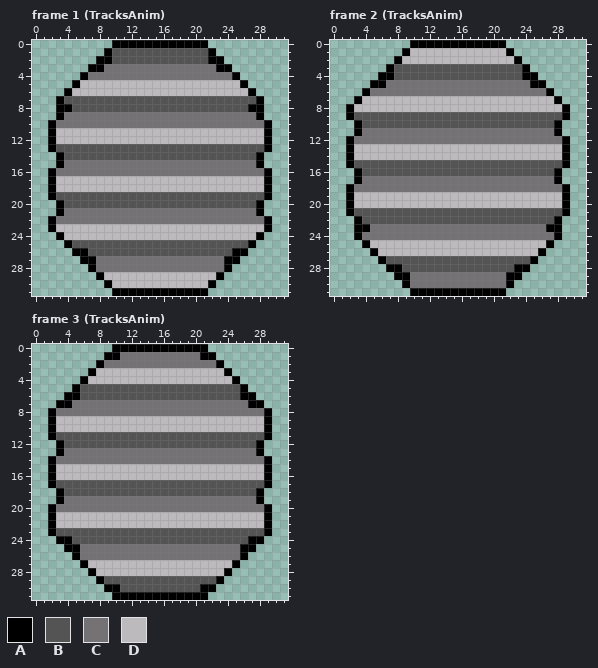
File history of a pixel-art file, Assets/Player/PlayerTracks.aseprite. Above is the file before it was changed.
32x32 pixels, 3 frames. Colours within 5 levels of each other are drawn and written as one. Shown: frame 1 (TracksAnim), frame 2 (TracksAnim), frame 3 (TracksAnim).
Palette (. is transparent): A #000000  B #545454  C #747274  D #bcbabc
Pixels before, frame 1 (TracksAnim), first column x 2:
 0 ........AAAAAAAAAAAA........
 1 .......ABBBBBBBBBBBBA.......
 2 ......AABBBBBBBBBBBBAA......
 3 .....AACCCCCCCCCCCCCCAA.....
 4 ....ACCCCCCCCCCCCCCCCCCA....
 5 ...ADDDDDDDDDDDDDDDDDDDDA...
 6 ..ADDDDDDDDDDDDDDDDDDDDDDA..
 7 .ABBBBBBBBBBBBBBBBBBBBBBBBA.
 8 .AABBBBBBBBBBBBBBBBBBBBBBAA.
 9 .ACCCCCCCCCCCCCCCCCCCCCCCCA.
10 ACCCCCCCCCCCCCCCCCCCCCCCCCCA
11 ADDDDDDDDDDDDDDDDDDDDDDDDDDA
12 ADDDDDDDDDDDDDDDDDDDDDDDDDDA
13 ABBBBBBBBBBBBBBBBBBBBBBBBBBA
14 .ABBBBBBBBBBBBBBBBBBBBBBBBA.
15 .ACCCCCCCCCCCCCCCCCCCCCCCCA.
16 ACCCCCCCCCCCCCCCCCCCCCCCCCCA
17 ADDDDDDDDDDDDDDDDDDDDDDDDDDA
18 ADDDDDDDDDDDDDDDDDDDDDDDDDDA
19 ABBBBBBBBBBBBBBBBBBBBBBBBBBA
20 .ABBBBBBBBBBBBBBBBBBBBBBBBA.
21 .ACCCCCCCCCCCCCCCCCCCCCCCCA.
22 ACCCCCCCCCCCCCCCCCCCCCCCCCCA
23 ADDDDDDDDDDDDDDDDDDDDDDDDDDA
24 .ADDDDDDDDDDDDDDDDDDDDDDDDA.
25 ..ABBBBBBBBBBBBBBBBBBBBBBA..
26 ...AABBBBBBBBBBBBBBBBBBAA...
27 ....AACCCCCCCCCCCCCCCCAA....
28 .....ACCCCCCCCCCCCCCCCA.....
29 ......ADDDDDDDDDDDDDDA......
30 .......ADDDDDDDDDDDDA.......
31 ........AAAAAAAAAAAA........
Pixels before, frame 2 (TracksAnim), first column x 2:
 0 ........AAAAAAAAAAAA........
 1 .......ADDDDDDDDDDDDA.......
 2 ......ADDDDDDDDDDDDDDA......
 3 .....ABBBBBBBBBBBBBBBBA.....
 4 ....AABBBBBBBBBBBBBBBBAA....
 5 ...AACCCCCCCCCCCCCCCCCCAA...
 6 ..ACCCCCCCCCCCCCCCCCCCCCCA..
 7 .ADDDDDDDDDDDDDDDDDDDDDDDDA.
 8 ADDDDDDDDDDDDDDDDDDDDDDDDDDA
 9 ABBBBBBBBBBBBBBBBBBBBBBBBBBA
10 .ABBBBBBBBBBBBBBBBBBBBBBBBA.
11 .ACCCCCCCCCCCCCCCCCCCCCCCCA.
12 ACCCCCCCCCCCCCCCCCCCCCCCCCCA
13 ADDDDDDDDDDDDDDDDDDDDDDDDDDA
14 ADDDDDDDDDDDDDDDDDDDDDDDDDDA
15 ABBBBBBBBBBBBBBBBBBBBBBBBBBA
16 .ABBBBBBBBBBBBBBBBBBBBBBBBA.
17 .ACCCCCCCCCCCCCCCCCCCCCCCCA.
18 ACCCCCCCCCCCCCCCCCCCCCCCCCCA
19 ADDDDDDDDDDDDDDDDDDDDDDDDDDA
20 ADDDDDDDDDDDDDDDDDDDDDDDDDDA
21 ABBBBBBBBBBBBBBBBBBBBBBBBBBA
22 .ABBBBBBBBBBBBBBBBBBBBBBBBA.
23 .AACCCCCCCCCCCCCCCCCCCCCCAA.
24 .ACCCCCCCCCCCCCCCCCCCCCCCCA.
25 ..ADDDDDDDDDDDDDDDDDDDDDDA..
26 ...ADDDDDDDDDDDDDDDDDDDDA...
27 ....ABBBBBBBBBBBBBBBBBBA....
28 .....AABBBBBBBBBBBBBBAA.....
29 ......AACCCCCCCCCCCCAA......
30 .......ACCCCCCCCCCCCA.......
31 ........AAAAAAAAAAAA........
Pixels before, frame 3 (TracksAnim), first column x 2:
 0 ........AAAAAAAAAAAA........
 1 .......AACCCCCCCCCCAA.......
 2 ......ACCCCCCCCCCCCCCA......
 3 .....ADDDDDDDDDDDDDDDDA.....
 4 ....ADDDDDDDDDDDDDDDDDDA....
 5 ...ABBBBBBBBBBBBBBBBBBBBA...
 6 ..AABBBBBBBBBBBBBBBBBBBBAA..
 7 .AACCCCCCCCCCCCCCCCCCCCCCAA.
 8 ACCCCCCCCCCCCCCCCCCCCCCCCCCA
 9 ADDDDDDDDDDDDDDDDDDDDDDDDDDA
10 ADDDDDDDDDDDDDDDDDDDDDDDDDDA
11 ABBBBBBBBBBBBBBBBBBBBBBBBBBA
12 .ABBBBBBBBBBBBBBBBBBBBBBBBA.
13 .ACCCCCCCCCCCCCCCCCCCCCCCCA.
14 ACCCCCCCCCCCCCCCCCCCCCCCCCCA
15 ADDDDDDDDDDDDDDDDDDDDDDDDDDA
16 ADDDDDDDDDDDDDDDDDDDDDDDDDDA
17 ABBBBBBBBBBBBBBBBBBBBBBBBBBA
18 .ABBBBBBBBBBBBBBBBBBBBBBBBA.
19 .ACCCCCCCCCCCCCCCCCCCCCCCCA.
20 ACCCCCCCCCCCCCCCCCCCCCCCCCCA
21 ADDDDDDDDDDDDDDDDDDDDDDDDDDA
22 ADDDDDDDDDDDDDDDDDDDDDDDDDDA
23 ABBBBBBBBBBBBBBBBBBBBBBBBBBA
24 .AABBBBBBBBBBBBBBBBBBBBBBAA.
25 ..AACCCCCCCCCCCCCCCCCCCCAA..
26 ...ACCCCCCCCCCCCCCCCCCCCA...
27 ....ADDDDDDDDDDDDDDDDDDA....
28 .....ADDDDDDDDDDDDDDDDA.....
29 ......ABBBBBBBBBBBBBBA......
30 .......AABBBBBBBBBBAA.......
31 ........AAAAAAAAAAAA........
The same view after the edit:
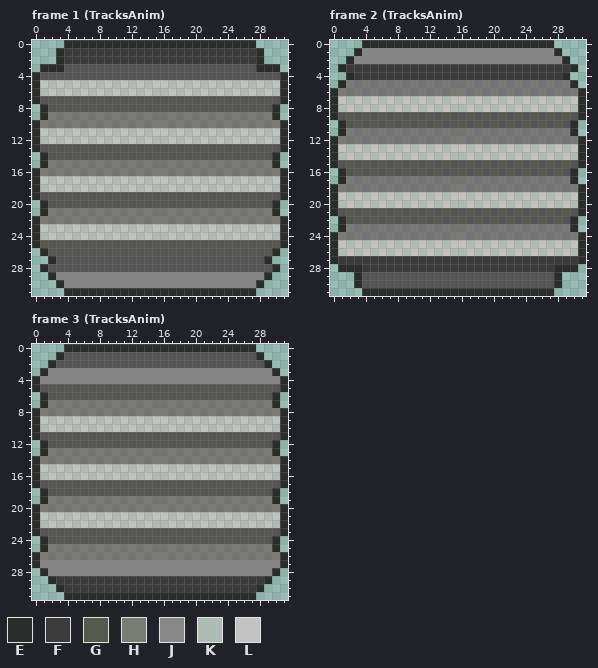
Colours new in this view: E #2b2d2a  F #3b3b3b  G #565a4c  H #797c73  J #878787  K #aebcb4  L #c2c2c2
The author wrote: No Ticket: Player and Globbel visual polish
Edits made:
layer "Shadow" added
Changed rows in their new state; - is an unchanged pixel.
Frame 1 (TracksAnim), layers "Shadow", "Track":
first column x 0:
 0 ----EEEEEEEEEEEEEEEEEEEEEEEE----
 1 ---EFFFFFFFFFFFFFFFFFFFFFFFFE---
 2 ---EFFFFFFFFFFFFFFFFFFFFFFFFE---
 3 -EEEBBBBBBBBBBBBBBBBBBBBBBBBEEE-
 4 EBBBBBBBBBBBBBBBBBBBBBBBBBBBBBBE
 5 ELKLKLKLKLKLKLKLLKLKLKLKLKLKLKLE
 6 EKLKLKLKLKLKLKLKKLKLKLKLKLKLKLKE
 7 EBGBG-G-G-G-G-G--G-G-G-G-G-GBGBE
 8 -EBGBG-G-G-G-G-GG-G-G-G-G-GBGBE-
 9 -EHCH-H-H-H-H-H--H-H-H-H-H-HCHE-
10 EHCH-H-H-H-H-H-HH-H-H-H-H-H-HCHE
11 ELKLKLKLKLKLKLKLLKLKLKLKLKLKLKLE
12 EKLKLKLKLKLKLKLKKLKLKLKLKLKLKLKE
13 EBG-G-G-G-G-G-G--G-G-G-G-G-G-GBE
14 -EBG-G-G-G-G-G-GG-G-G-G-G-G-GBE-
15 -EHCH-H-H-H-H-H--H-H-H-H-H-HCHE-
16 EHCH-H-H-H-H-H-HH-H-H-H-H-H-HCHE
17 ELKLKLKLKLKLKLKLLKLKLKLKLKLKLKLE
18 EKLKLKLKLKLKLKLKKLKLKLKLKLKLKLKE
19 EBG-G-G-G-G-G-G--G-G-G-G-G-G-GBE
20 -EBG-G-G-G-G-G-GG-G-G-G-G-G-GBE-
21 -EHCH-H-H-H-H-H--H-H-H-H-H-HCHE-
22 EHCH-H-H-H-H-H-HH-H-H-H-H-H-HCHE
23 ELKLKLKLKLKLKLKLLKLKLKLKLKLKLKLE
24 EKLKLKLKLKLKLKLKKLKLKLKLKLKLKLKE
25 EGBGBG-G-G-G-G-GG-G-G-G-G-GBGBGE
26 -EGBGBG-G-G-G-G--G-G-G-G-GBGBGE-
27 --EBBBBBBBBBBBBBBBBBBBBBBBBBBE--
28 -EBBBBBBBBBBBBBBBBBBBBBBBBBBBBE-
29 --EJJJJJJJJJJJJJJJJJJJJJJJJJJE--
30 ---EJJJJJJJJJJJJJJJJJJJJJJJJE---
31 ----EEEEEEEEEEEEEEEEEEEEEEEE----
Frame 2 (TracksAnim), layers "Shadow", "Track":
first column x 0:
 0 ----EEEEEEEEEEEEEEEEEEEEEEEE----
 1 ---EJJJJJJJJJJJJJJJJJJJJJJJJE---
 2 --EJJJJJJJJJJJJJJJJJJJJJJJJJJE--
 3 -EFFFFFFFFFFFFFFFFFFFFFFFFFFFFE-
 4 --EFFFFFFFFFFFFFFFFFFFFFFFFFFE--
 5 -EHCHCH-H-H-H-H--H-H-H-H-HCHCHE-
 6 EHCHCH-H-H-H-H-HH-H-H-H-H-HCHCHE
 7 ELKLKLKLKLKLKLKLLKLKLKLKLKLKLKLE
 8 EKLKLKLKLKLKLKLKKLKLKLKLKLKLKLKE
 9 EBG-G-G-G-G-G-G--G-G-G-G-G-G-GBE
10 -EBG-G-G-G-G-G-GG-G-G-G-G-G-GBE-
11 -EHCH-H-H-H-H-H--H-H-H-H-H-HCHE-
12 EHCH-H-H-H-H-H-HH-H-H-H-H-H-HCHE
13 ELKLKLKLKLKLKLKLLKLKLKLKLKLKLKLE
14 EKLKLKLKLKLKLKLKKLKLKLKLKLKLKLKE
15 EBG-G-G-G-G-G-G--G-G-G-G-G-G-GBE
16 -EBG-G-G-G-G-G-GG-G-G-G-G-G-GBE-
17 -EHCH-H-H-H-H-H--H-H-H-H-H-HCHE-
18 EHCH-H-H-H-H-H-HH-H-H-H-H-H-HCHE
19 ELKLKLKLKLKLKLKLLKLKLKLKLKLKLKLE
20 EKLKLKLKLKLKLKLKKLKLKLKLKLKLKLKE
21 EBG-G-G-G-G-G-G--G-G-G-G-G-G-GBE
22 -EBG-G-G-G-G-G-GG-G-G-G-G-G-GBE-
23 -EHCH-H-H-H-H-H--H-H-H-H-H-HCHE-
24 EHCH-H-H-H-H-H-HH-H-H-H-H-H-HCHE
25 ELKLKLKLKLKLKLKLLKLKLKLKLKLKLKLE
26 EKLKLKLKLKLKLKLKKLKLKLKLKLKLKLKE
27 EFFFFFFFFFFFFFFFFFFFFFFFFFFFFFFE
28 -EEEFFFFFFFFFFFFFFFFFFFFFFFFEEE-
29 ---EBBBBBBBBBBBBBBBBBBBBBBBBE---
30 ---EBBBBBBBBBBBBBBBBBBBBBBBBE---
31 ----EEEEEEEEEEEEEEEEEEEEEEEE----
Frame 3 (TracksAnim), layers "Shadow", "Track":
first column x 0:
 0 ----EEEEEEEEEEEEEEEEEEEEEEEE----
 1 ---EBBBBBBBBBBBBBBBBBBBBBBBBE---
 2 --EBBBBBBBBBBBBBBBBBBBBBBBBBBE--
 3 -EJJJJJJJJJJJJJJJJJJJJJJJJJJJJE-
 4 EJJJJJJJJJJJJJJJJJJJJJJJJJJJJJJE
 5 EBGBGBG-G-G-G-G--G-G-G-G-GBGBGBE
 6 -EBGBG-G-G-G-G-GG-G-G-G-G-GBGBE-
 7 -EHCH-H-H-H-H-H--H-H-H-H-H-HCHE-
 8 EHCH-H-H-H-H-H-HH-H-H-H-H-H-HCHE
 9 ELKLKLKLKLKLKLKLLKLKLKLKLKLKLKLE
10 EKLKLKLKLKLKLKLKKLKLKLKLKLKLKLKE
11 EBG-G-G-G-G-G-G--G-G-G-G-G-G-GBE
12 -EBG-G-G-G-G-G-GG-G-G-G-G-G-GBE-
13 -EHCH-H-H-H-H-H--H-H-H-H-H-HCHE-
14 EHCH-H-H-H-H-H-HH-H-H-H-H-H-HCHE
15 ELKLKLKLKLKLKLKLLKLKLKLKLKLKLKLE
16 EKLKLKLKLKLKLKLKKLKLKLKLKLKLKLKE
17 EBG-G-G-G-G-G-G--G-G-G-G-G-G-GBE
18 -EBG-G-G-G-G-G-GG-G-G-G-G-G-GBE-
19 -EHCH-H-H-H-H-H--H-H-H-H-H-HCHE-
20 EHCH-H-H-H-H-H-HH-H-H-H-H-H-HCHE
21 ELKLKLKLKLKLKLKLLKLKLKLKLKLKLKLE
22 EKLKLKLKLKLKLKLKKLKLKLKLKLKLKLKE
23 EBG-G-G-G-G-G-G--G-G-G-G-G-G-GBE
24 -EBGBG-G-G-G-G-GG-G-G-G-G-GBGBE-
25 -EHCHCH-H-H-H-H--H-H-H-H-HCHCHE-
26 EHCHCH-H-H-H-H-HH-H-H-H-H-HCHCHE
27 EJJJJJJJJJJJJJJJJJJJJJJJJJJJJJJE
28 -EJJJJJJJJJJJJJJJJJJJJJJJJJJJJE-
29 --EFFFFFFFFFFFFFFFFFFFFFFFFFFE--
30 ---EFFFFFFFFFFFFFFFFFFFFFFFFE---
31 ----EEEEEEEEEEEEEEEEEEEEEEEE----
